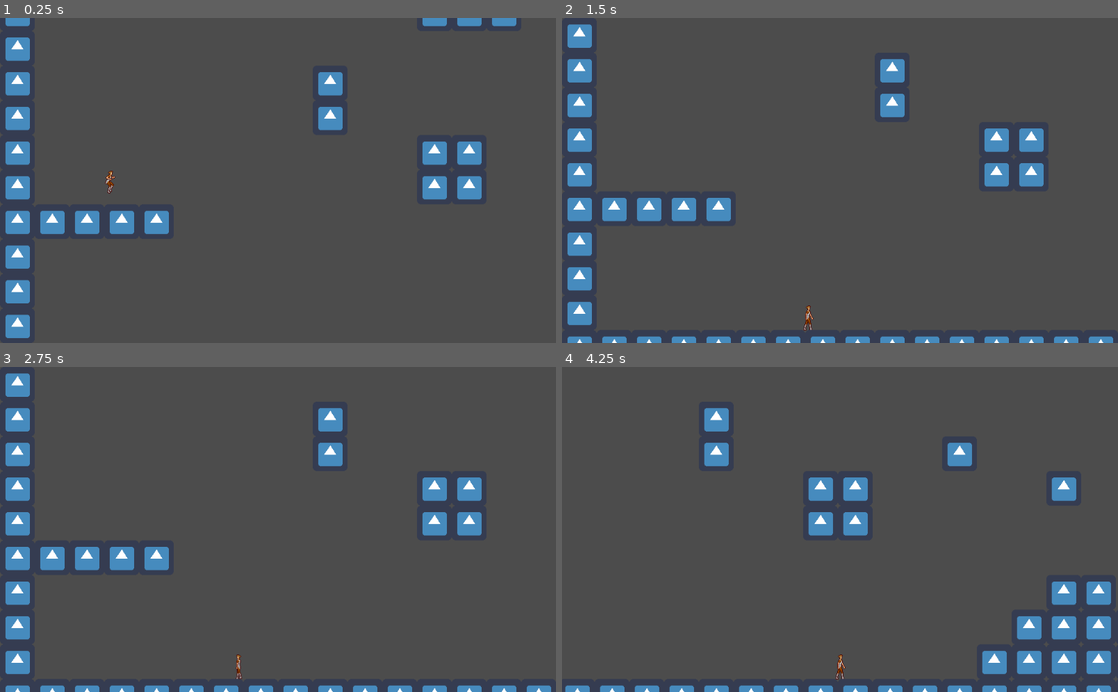
Above: before the commit, frames 1-4 (two rows, left to right).
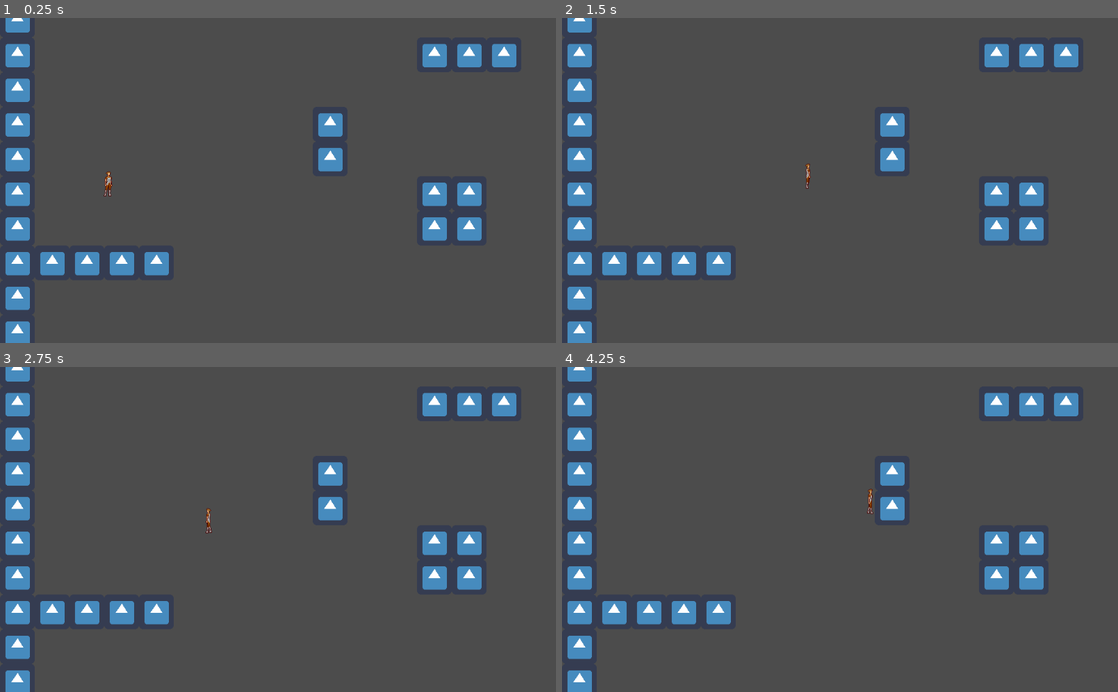
Above: after the commit, the same moments.

Repository: mkareken/2D-Platformer-Character
Game: Godot game, scene res://Game.tscn
Two runs of this game, one before a commit and one after it. Both use one fixed random seed, a clock stepped at 60 frames per second and the inputs below. The engine's default icon, where the game draws it, is replaced by a stand-in: a white triangle on a blue panel in a dark square.
Inputs:
- Up to frame 1 (0.25 s): no input
- Up to frame 2 (1.5 s): hold D (right) from 0.53 s (still down); tap W (jump) at 0.77 s
- Up to frame 3 (2.75 s): tap W (jump) at 1.52 s; release D (right) at 2.03 s; hold A (left) from 2.03 s (still down)
- Up to frame 4 (4.25 s): release A (left) at 2.78 s; hold D (right) from 2.78 s (still down); tap W (jump) at 3.02, 3.77 s

The runs differ from the first frame. In frame 1, 8.8% of the frame differs, in the area x 1-93%, y 0-100%; in frame 2, 12%; in frame 3, 12%; in frame 4, 14%, in the area x 0-99%, y 0-100%.
Error after the commit: Invalid set index 'current' (on base: 'null instance') with value of type 'bool'. (res://StateMachine/Player_Container.gd:16)

Commit message:
Initial commit

Diff:
--- a/Game.tscn
+++ b/Game.tscn
@@ -1,7 +1,7 @@
 [gd_scene load_steps=7 format=2]
 
 [ext_resource path="res://icon.png" type="Texture" id=1]
-[ext_resource path="res://Player/Player_Container.gd" type="Script" id=12]
+[ext_resource path="res://StateMachine/Player_Container.gd" type="Script" id=12]
 
 [sub_resource type="NavigationPolygon" id=1]
 vertices = PoolVector2Array( 64, 64, 0, 64, 0, 0, 64, 0 )
--- a/Player/Player.gd
+++ b/Player/Player.gd
@@ -1,7 +1,6 @@
 extends KinematicBody2D
 
 onready var SM = $StateMachine
-onready var Backup = get_node("/root/Game/Player_Container/Backup_Camera")
 
 var velocity = Vector2.ZERO
 var jump_power = Vector2.ZERO
@@ -28,9 +27,6 @@
 
 	if direction < 0 and not $AnimatedSprite.flip_h: $AnimatedSprite.flip_h = true
 	if direction > 0 and $AnimatedSprite.flip_h: $AnimatedSprite.flip_h = false
-	Backup.position = position
-
-
 
 func is_moving():
 	if Input.is_action_pressed("left") or Input.is_action_pressed("right"):
@@ -51,6 +47,22 @@
 	if $AnimatedSprite.frames.has_animation(anim): $AnimatedSprite.play(anim)
 	else: $AnimatedSprite.play()
 
+func is_on_floor():
+	var fl = $Floor.get_children()
+	for f in fl:
+		if f.is_colliding():
+			return true
+	return false
+
+func is_on_right_wall():
+	if $Wall/Right.is_colliding():
+		return true
+	return false
+
+func is_on_left_wall():
+	if $Wall/Right.is_colliding():
+		return true
+	return false
+
 func die():
-	Backup.current = true
 	queue_free()
--- a/Player/Player.tscn
+++ b/Player/Player.tscn
@@ -1,13 +1,13 @@
 [gd_scene load_steps=25 format=2]
 
 [ext_resource path="res://Assets/player.png" type="Texture" id=1]
-[ext_resource path="res://Player/Jumping.gd" type="Script" id=2]
-[ext_resource path="res://Player/Moving.gd" type="Script" id=3]
-[ext_resource path="res://Player/StateMachine.gd" type="Script" id=4]
-[ext_resource path="res://Player/Coyote.gd" type="Script" id=5]
-[ext_resource path="res://Player/Idle.gd" type="Script" id=6]
-[ext_resource path="res://Player/Falling.gd" type="Script" id=7]
-[ext_resource path="res://Player/Moving_and_Jumping.gd" type="Script" id=8]
+[ext_resource path="res://StateMachine/Jumping.gd" type="Script" id=2]
+[ext_resource path="res://StateMachine/Moving.gd" type="Script" id=3]
+[ext_resource path="res://StateMachine/StateMachine.gd" type="Script" id=4]
+[ext_resource path="res://StateMachine/Coyote.gd" type="Script" id=5]
+[ext_resource path="res://StateMachine/Idle.gd" type="Script" id=6]
+[ext_resource path="res://StateMachine/Falling.gd" type="Script" id=7]
+[ext_resource path="res://StateMachine/Moving_and_Jumping.gd" type="Script" id=8]
 [ext_resource path="res://Player/Player.gd" type="Script" id=9]
 
 [sub_resource type="AtlasTexture" id=1]
@@ -18,17 +18,17 @@
 [sub_resource type="AtlasTexture" id=2]
 flags = 4
 atlas = ExtResource( 1 )
-region = Rect2( 224, 0, 32, 70 )
+region = Rect2( 224, 70, 32, 70 )
 
 [sub_resource type="AtlasTexture" id=3]
 flags = 4
 atlas = ExtResource( 1 )
-region = Rect2( 256, 0, 32, 70 )
+region = Rect2( 256, 70, 32, 70 )
 
 [sub_resource type="AtlasTexture" id=4]
 flags = 4
 atlas = ExtResource( 1 )
-region = Rect2( 288, 0, 32, 70 )
+region = Rect2( 288, 70, 32, 70 )
 
 [sub_resource type="AtlasTexture" id=5]
 flags = 4
@@ -63,17 +63,17 @@
 [sub_resource type="AtlasTexture" id=11]
 flags = 4
 atlas = ExtResource( 1 )
-region = Rect2( 224, 70, 32, 70 )
+region = Rect2( 224, 0, 32, 70 )
 
 [sub_resource type="AtlasTexture" id=12]
 flags = 4
 atlas = ExtResource( 1 )
-region = Rect2( 256, 70, 32, 70 )
+region = Rect2( 256, 0, 32, 70 )
 
 [sub_resource type="AtlasTexture" id=13]
 flags = 4
 atlas = ExtResource( 1 )
-region = Rect2( 288, 70, 32, 70 )
+region = Rect2( 288, 0, 32, 70 )
 
 [sub_resource type="SpriteFrames" id=14]
 animations = [ {
@@ -84,7 +84,7 @@
 }, {
 "frames": [ SubResource( 2 ), SubResource( 3 ), SubResource( 4 ) ],
 "loop": false,
-"name": "Jumping",
+"name": "Falling",
 "speed": 5.0
 }, {
 "frames": [ SubResource( 5 ), SubResource( 6 ), SubResource( 7 ), SubResource( 8 ), SubResource( 9 ), SubResource( 10 ) ],
@@ -94,7 +94,7 @@
 }, {
 "frames": [ SubResource( 11 ), SubResource( 12 ), SubResource( 13 ) ],
 "loop": false,
-"name": "Falling",
+"name": "Jumping",
 "speed": 5.0
 } ]
 
@@ -113,6 +113,33 @@
 [node name="CollisionShape2D" type="CollisionShape2D" parent="."]
 position = Vector2( 0, 5 )
 shape = SubResource( 15 )
+
+[node name="Floor" type="Node2D" parent="."]
+
+[node name="Left" type="RayCast2D" parent="Floor"]
+position = Vector2( -7, 26.125 )
+enabled = true
+cast_to = Vector2( 0, 5 )
+
+[node name="Center" type="RayCast2D" parent="Floor"]
+position = Vector2( -0.75, 26.125 )
+enabled = true
+cast_to = Vector2( 0, 5 )
+
+[node name="Right" type="RayCast2D" parent="Floor"]
+position = Vector2( 5.75, 26.125 )
+enabled = true
+cast_to = Vector2( 0, 5 )
+
+[node name="Wall" type="Node2D" parent="."]
+
+[node name="Left" type="RayCast2D" parent="Wall"]
+position = Vector2( -5.75, 0.625 )
+cast_to = Vector2( -5, 0 )
+
+[node name="Right" type="RayCast2D" parent="Wall"]
+position = Vector2( 5.5, 0.625 )
+cast_to = Vector2( 5, 0 )
 
 [node name="StateMachine" type="Node" parent="."]
 script = ExtResource( 4 )
@@ -138,10 +165,4 @@
 [node name="Timer" type="Timer" parent="StateMachine/Coyote"]
 wait_time = 0.2
 one_shot = true
-
-[node name="Camera2D" type="Camera2D" parent="."]
-current = true
-limit_left = 0
-limit_right = 3760
-limit_bottom = 600
 [connection signal="timeout" from="StateMachine/Coyote/Timer" to="StateMachine/Coyote" method="_on_Timer_timeout"]
Binary file changed: Assets/player.png
Renamed: Player/Coyote.gd -> StateMachine/Coyote.gd
Renamed: Player/Falling.gd -> StateMachine/Falling.gd
Renamed: Player/Idle.gd -> StateMachine/Idle.gd
Renamed: Player/Jumping.gd -> StateMachine/Jumping.gd
Renamed: Player/Moving.gd -> StateMachine/Moving.gd
Renamed: Player/Moving_and_Jumping.gd -> StateMachine/Moving_and_Jumping.gd
Renamed: Player/Player_Container.gd -> StateMachine/Player_Container.gd
Renamed: Player/StateMachine.gd -> StateMachine/StateMachine.gd
